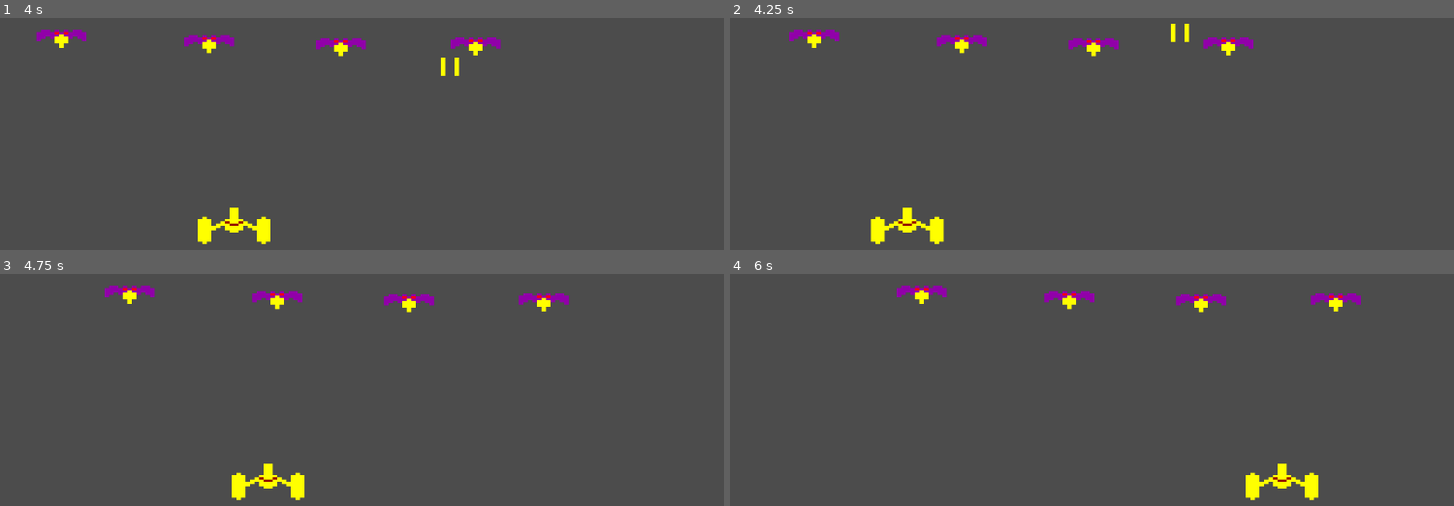
Above: before the commit, frames 1-4 (two rows, left to right).
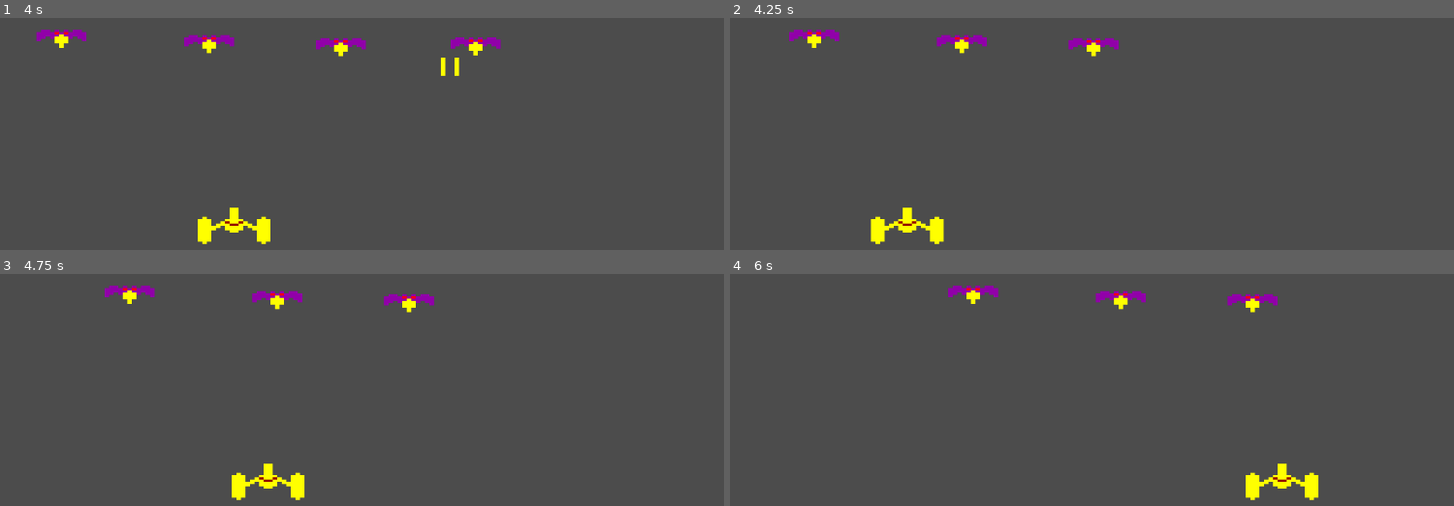
Above: after the commit, the same moments.

Repository: ncabanes/cursosYouTube
Game: Godot game, scene res://EscenaDeJuego.tscn
Two runs of this game, one before a commit and one after it. Both use one fixed random seed, a clock stepped at 60 frames per second and the inputs below.
Inputs:
- Up to frame 1 (4 s): hold Right (ui_right) 0.53-2.03 s; tap Space at 0.77, 1.52, 3.02, 3.77 s; hold Left (ui_left) from 2.03 s (still down)
- Up to frame 2 (4.25 s): keep holding Left (ui_left)
- Up to frame 3 (4.75 s): release Left (ui_left) at 4.28 s; hold Right (ui_right) from 4.28 s (still down); tap Space at 4.52 s
- Up to frame 4 (6 s): keep holding Right (ui_right)

Frame 1 is identical in both runs. In frame 2, 0.4% of the frame differs, in the area x 60-73%, y 2-17%; in frame 3, 0.3%; in frame 4, 2.2%, in the area x 23-88%, y 5-17%.

Commit message:
Godot 2020: Estado tras el video 7 (colisiones)

Diff:
--- a/godot2020/proyecto/Marcianos/Disparo.tscn
+++ b/godot2020/proyecto/Marcianos/Disparo.tscn
@@ -1,10 +1,16 @@
-[gd_scene load_steps=3 format=2]
+[gd_scene load_steps=4 format=2]
 
 [ext_resource path="res://Disparo.gd" type="Script" id=1]
 [ext_resource path="res://imagenes/disparo.png" type="Texture" id=2]
+
+[sub_resource type="RectangleShape2D" id=1]
+extents = Vector2( 11.6774, 11.8678 )
 
 [node name="Disparo" type="Area2D"]
 script = ExtResource( 1 )
 
 [node name="Sprite" type="Sprite" parent="."]
 texture = ExtResource( 2 )
+
+[node name="CollisionShape2D" type="CollisionShape2D" parent="."]
+shape = SubResource( 1 )
--- a/godot2020/proyecto/Marcianos/Enemigo.gd
+++ b/godot2020/proyecto/Marcianos/Enemigo.gd
@@ -4,7 +4,7 @@
 var velocidadActual = pixelesPorSegundo
 
 func _ready():
-	pass
+	connect("area_entered", self, "recibirDisparo")
 
 func _process(delta):
 	velocidadActual = get_parent().get_node("BloqueDeEnemigos").velocidad
@@ -12,3 +12,7 @@
 	if position.x < 100 or position.x > 900:
 		velocidadActual = - velocidadActual
 		get_parent().get_node("BloqueDeEnemigos").velocidad = velocidadActual
+
+func recibirDisparo(object):
+	object.queue_free()
+	queue_free()
--- a/godot2020/proyecto/Marcianos/Enemigo.tscn
+++ b/godot2020/proyecto/Marcianos/Enemigo.tscn
@@ -1,10 +1,16 @@
-[gd_scene load_steps=3 format=2]
+[gd_scene load_steps=4 format=2]
 
 [ext_resource path="res://Enemigo.gd" type="Script" id=1]
 [ext_resource path="res://imagenes/enemigo1a.png" type="Texture" id=2]
+
+[sub_resource type="RectangleShape2D" id=1]
+extents = Vector2( 32, 12 )
 
 [node name="Enemigo" type="Area2D"]
 script = ExtResource( 1 )
 
 [node name="Sprite" type="Sprite" parent="."]
 texture = ExtResource( 2 )
+
+[node name="CollisionShape2D" type="CollisionShape2D" parent="."]
+shape = SubResource( 1 )
Not shown, added: godot2020/versiones/Marcianos-godot007-colisiones.zip
